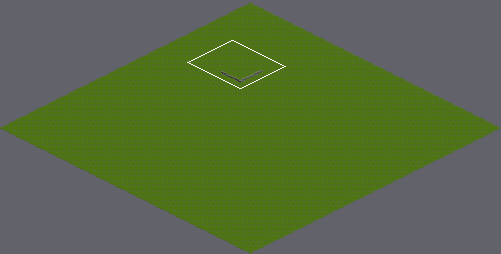
A Tiled map gets an edit: source/core/assets/test128.tmx. Above: a wide view before the commit, with the close-up outlined.
Close-up. Before:
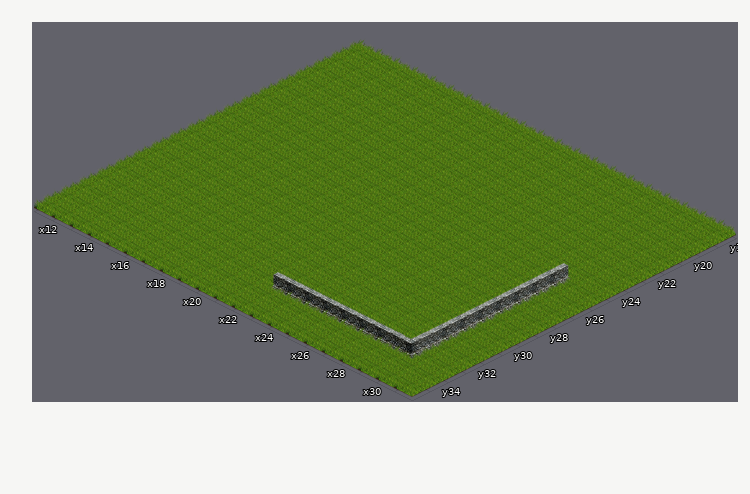
Cells are 128x64 px. Isometric: x runs down to the right, y down to the left. Shown: x 11..31, y 18..35.
The same view after the edit:
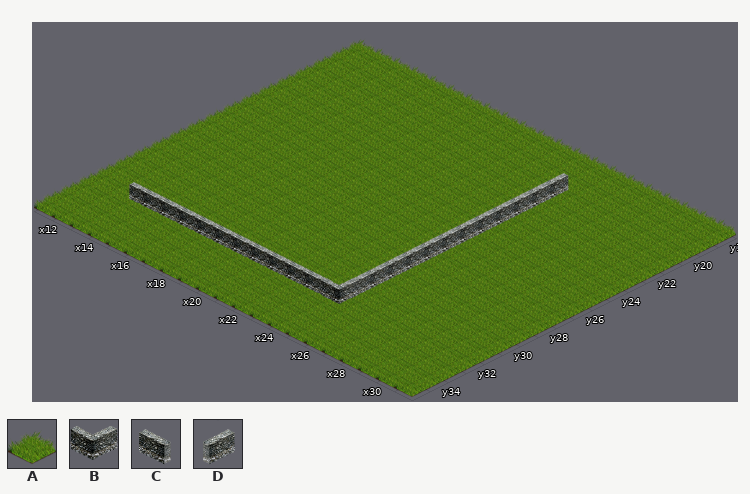
Key: from "grass_and_water2": A 3, B 21, C 22, D 23.
_ is an empty cell, . an unchanged one.
The edit:
--- layer "Terrain"
@@ x 22..29 @@
-25 .......D
-26 .......D
-27 .......D
-28 .......D
-29 .......D
-30 .......D
-31 .......D
-32 .......D
-33 CCCCCCCB
+25 .......A
+26 .......A
+27 .......A
+28 .......A
+29 .......A
+30 .......A
+31 .......A
+32 .......A
+33 AAAAAAAA
--- layer "Buildings"
@@ x 13..24 @@
-20 ..........._
-21 ..........._
-22 ..........._
-23 ..........._
-24 ..........._
-25 ..........._
-26 ..........._
-27 ..........._
-28 ..........._
-29 ..........._
-30 ..........._
-31 ..........._
-32 ____________
+20 ...........D
+21 ...........D
+22 ...........D
+23 ...........D
+24 ...........D
+25 ...........D
+26 ...........D
+27 ...........D
+28 ...........D
+29 ...........D
+30 ...........D
+31 ...........D
+32 CCCCCCCCCCCB
Changed places in both close-ups, as pixel boxes (x1, y1, x2, y2):
changed: (129, 173, 573, 359)
